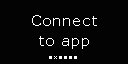
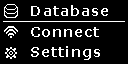
Layers edited between the first and the second w=128, h=64 image:
renamed "devinfo" to "Connect", showed it, moved it above "Database", painted on it over left=22, top=27, right=108, bottom=39
showed "Database", moved it above "Settings", painted on it over left=26, top=5, right=108, bottom=39
removed layer "bckg" over left=0, top=0, right=128, bottom=64
renamed "6" to "Settings", painted on it over left=31, top=46, right=100, bottom=60
moved "connect" above "Background copy", painted on it over left=4, top=15, right=97, bottom=49
renamed "Save" to "Background copy", showed it, moved it above "Background", painted on it over left=3, top=17, right=125, bottom=48
renamed "4" to "Background", painted on it over left=0, top=0, right=128, bottom=64
renamed "3" to "help_background", hid it, painted on it over left=3, top=2, right=127, bottom=62
